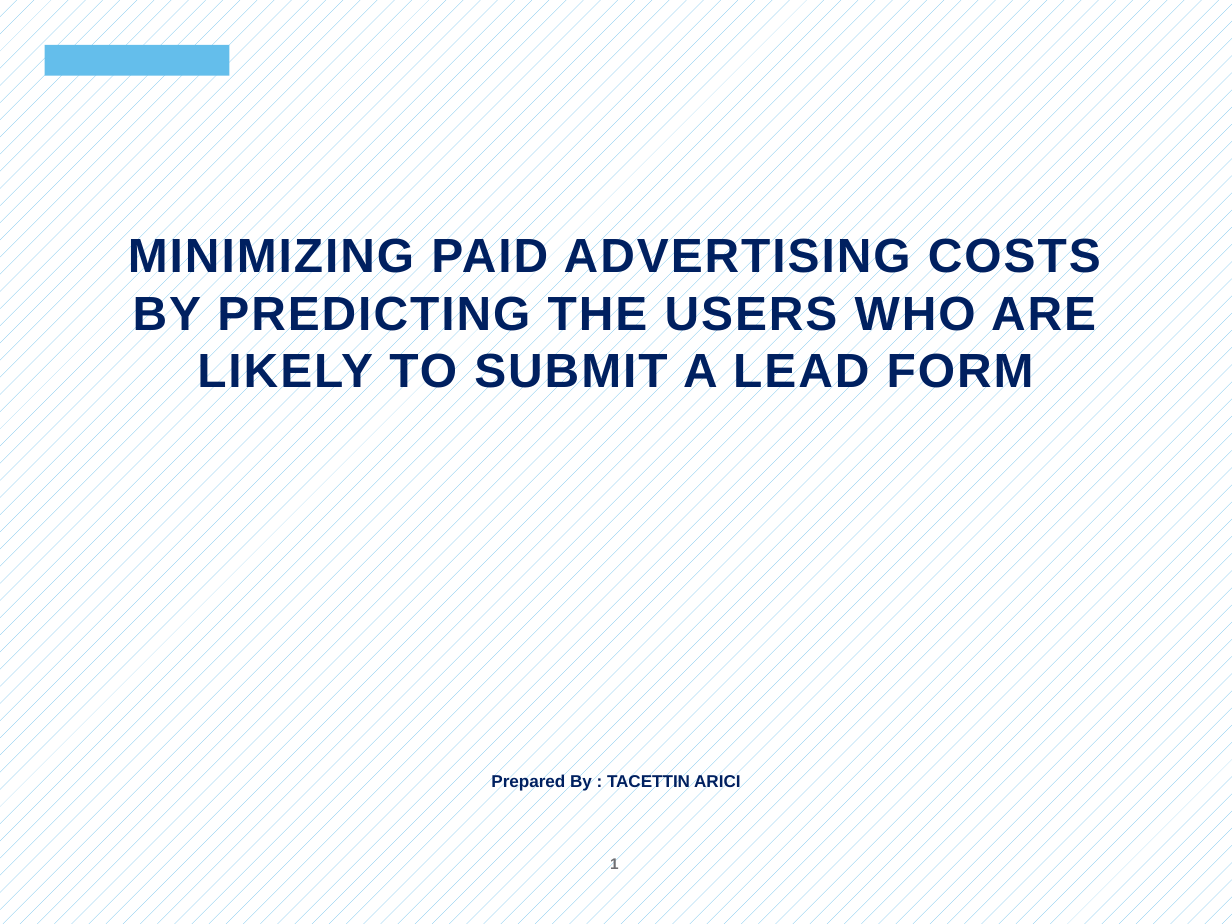
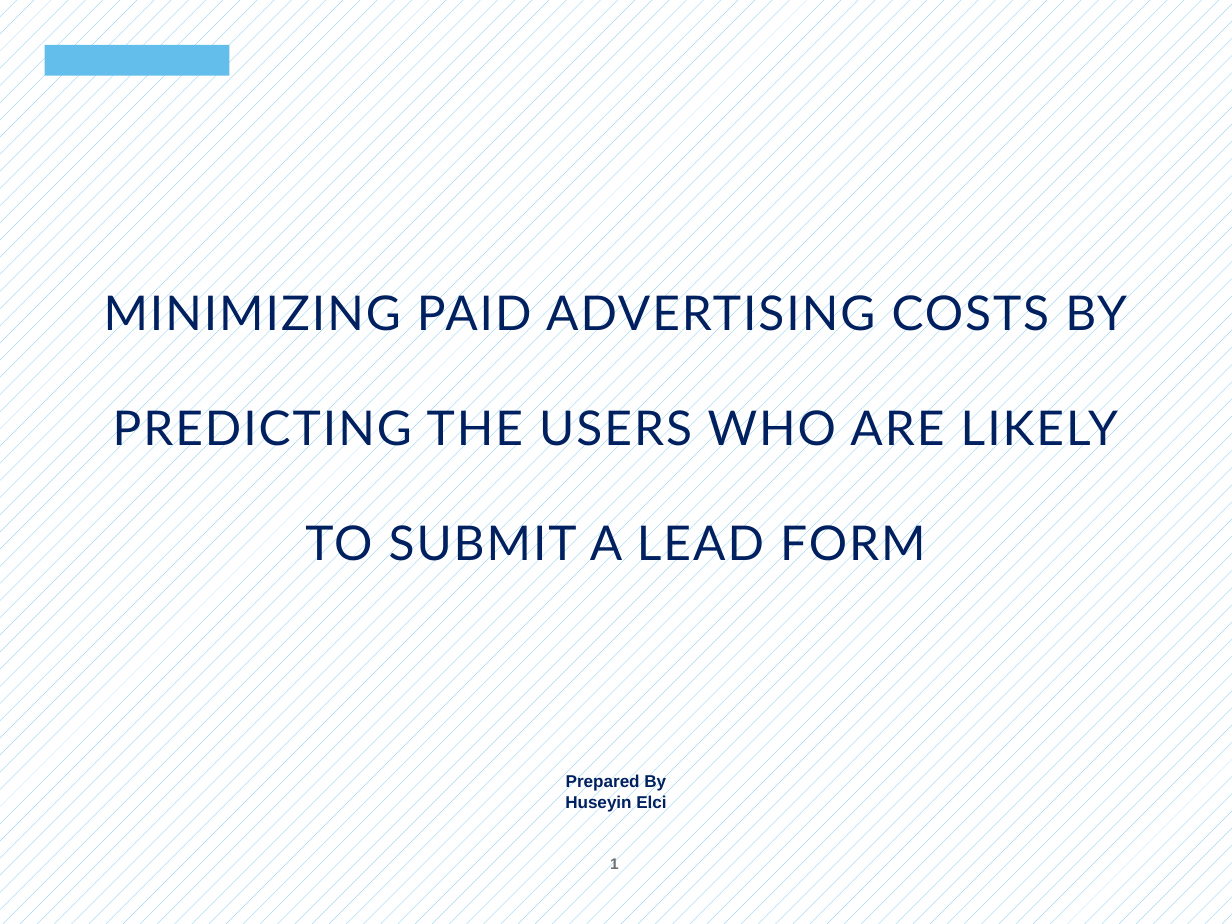
Before and after one commit to huseyinelci/EstimateTheProbabilityOfBecomingACustomer, a slide deck: slide 1 of src/Presentation for Submit Prediction.pptx. Drawn at 1232x924 pixels with LibreOffice and Linux fonts; fonts in the diff are those of the drawing; background and template pictures are left out. Boxes give left, top, right and bottom in pixels: in the first picture for what was removed or moved away, otherwise in the second. Text is boxed around its words. In the diff, an @@ line names an element or a change of style, - is before the commit and + after.

```diff
--- a/src/Presentation for Submit Prediction.pptx
+++ b/src/Presentation for Submit Prediction.pptx
@@ text "MINIMIZING PAID ADVERTISING COSTS BY ..." at [104, 288, 1127, 570]: font Arial to Lato, bold off; line spacing 1 to 2 @@
@@ text at [565, 773, 666, 812]: text changed @@
-Prepared By : TACETTIN ARICI
+Prepared By
+Huseyin Elci
```
Also in this commit, not shown: 2 other slides changed.
